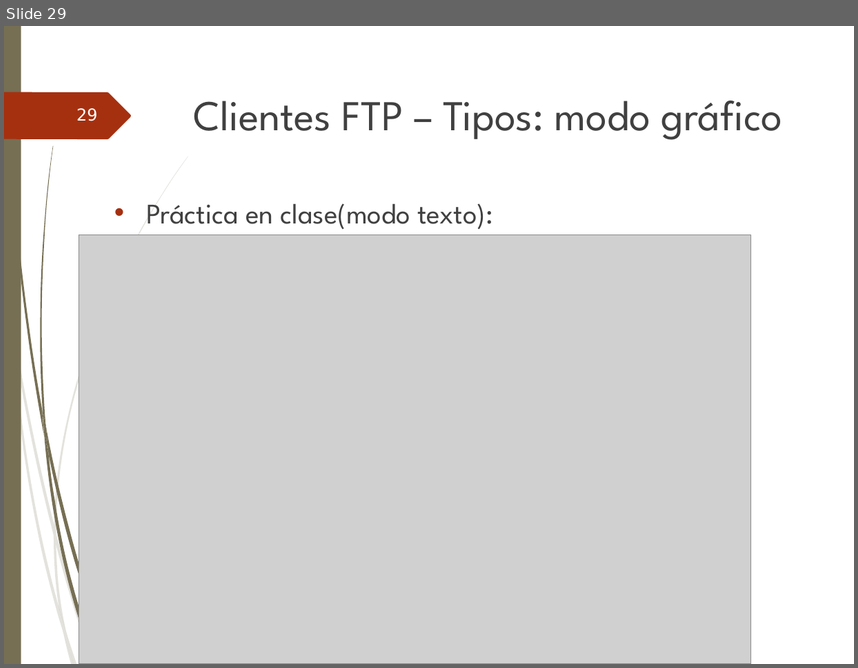
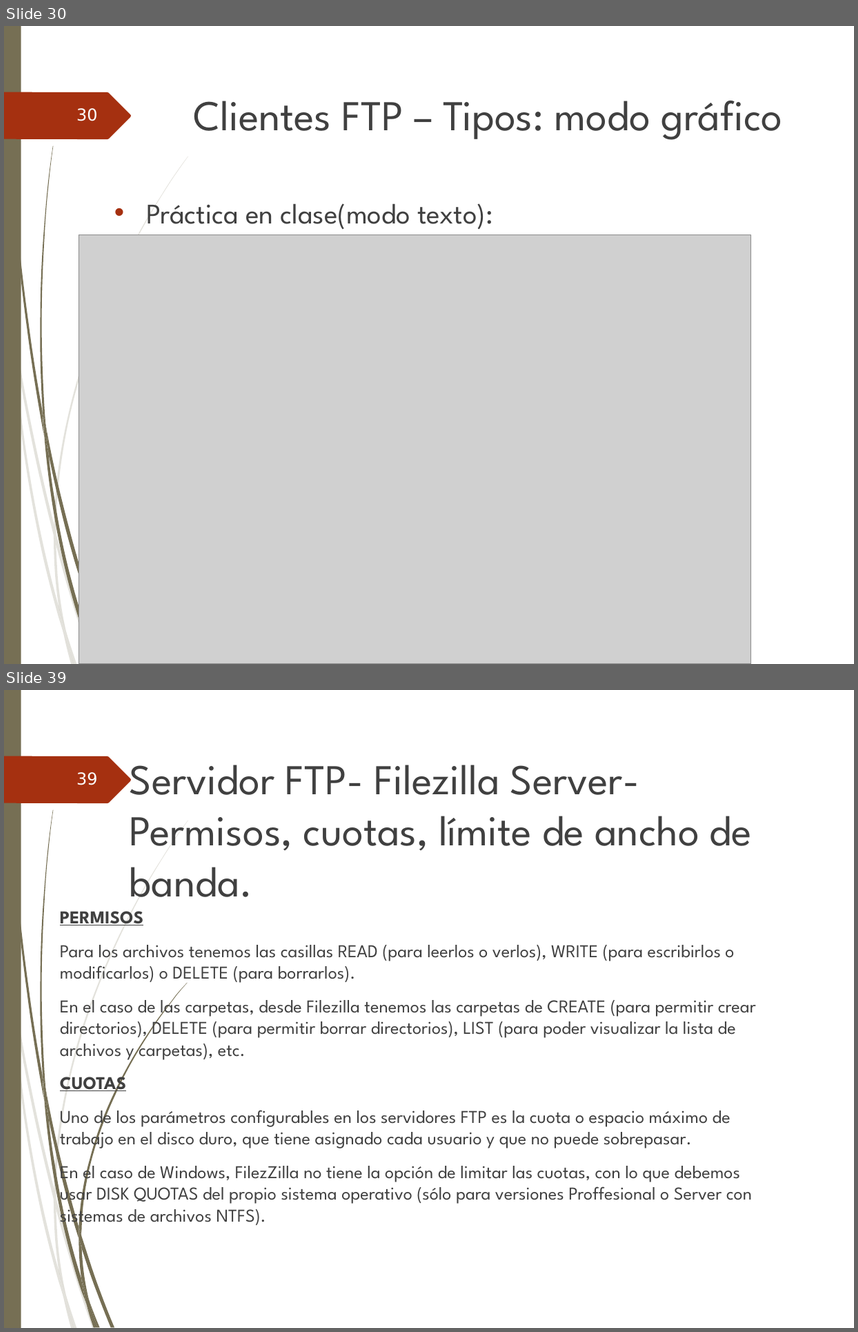
Before and after one commit to ammDAW/daw, a slide deck: 2_DAW/DAW - Beatriz/Unidad3/UT3. Instalacion & admistracion Servidores FTP.ppt. Shown one above the other, each under a label of ours: slide 29 before the commit, slides 30 and 39 after it; the slides between them are not shown. The pictures are 858x668 and 858x1332 pixels, drawn with LibreOffice and Linux fonts; fonts in the diff are those of the drawing; grey boxes stand for pictures; background and template pictures are left out. Boxes give left, top, right and bottom in pixels: in the first picture for what was removed or moved away, otherwise in the second. Text is boxed around its words. In the diff, an @@ line names an element or a change of style, - is before the commit and + after.

```diff
--- a/2_DAW/DAW - Beatriz/Unidad3/UT3. Instalacion & admistracion Servidores FTP.ppt
+++ b/2_DAW/DAW - Beatriz/Unidad3/UT3. Instalacion & admistracion Servidores FTP.ppt
@@ slide 39 added at [4, 690, 854, 1328], background picture (left out); not listed: 24 template elements that a slide beside it also shows @@
@@ page number added at [76, 772, 98, 785], 14 pt, text #FEFFFF @@
+39
@@ title added at [130, 765, 752, 897], 36 pt, text #404040 @@
+Servidor FTP- Filezilla Server- Permisos, cuotas, límite de ancho de banda.
@@ text added at [60, 911, 756, 1227], 15.3 pt, text #404040 @@
+PERMISOS
+Para los archivos tenemos las casillas READ (para leerlos o verlos), WRITE (para escribirlos o modificarlos) o DELETE (para borrarlos).
+En el caso de las carpetas, desde Filezilla tenemos las carpetas de CREATE (para permitir crear directorios), DELETE (para permitir borrar directorios), LIST (para poder visualizar la lista de archivos y carpetas), etc.
+CUOTAS
+Uno de los parámetros configurables en los servidores FTP es la cuota o espacio máximo de trabajo en el disco duro, que tiene asignado cada usuario y que no puede sobrepasar.
+En el caso de Windows, FilezZilla no tiene la opción de limitar las cuotas, con lo que debemos usar DISK QUOTAS del propio sistema operativo (sólo para versiones Proffesional o Server con sistemas de archivos NTFS).
@@ what was slide 29 is now slide 30 @@
@@ page number at [76, 108, 98, 121]: text changed @@
-29
+30
```
Also in this commit, not shown: 8 slides changed, 28 other slides added, 10 other files.
